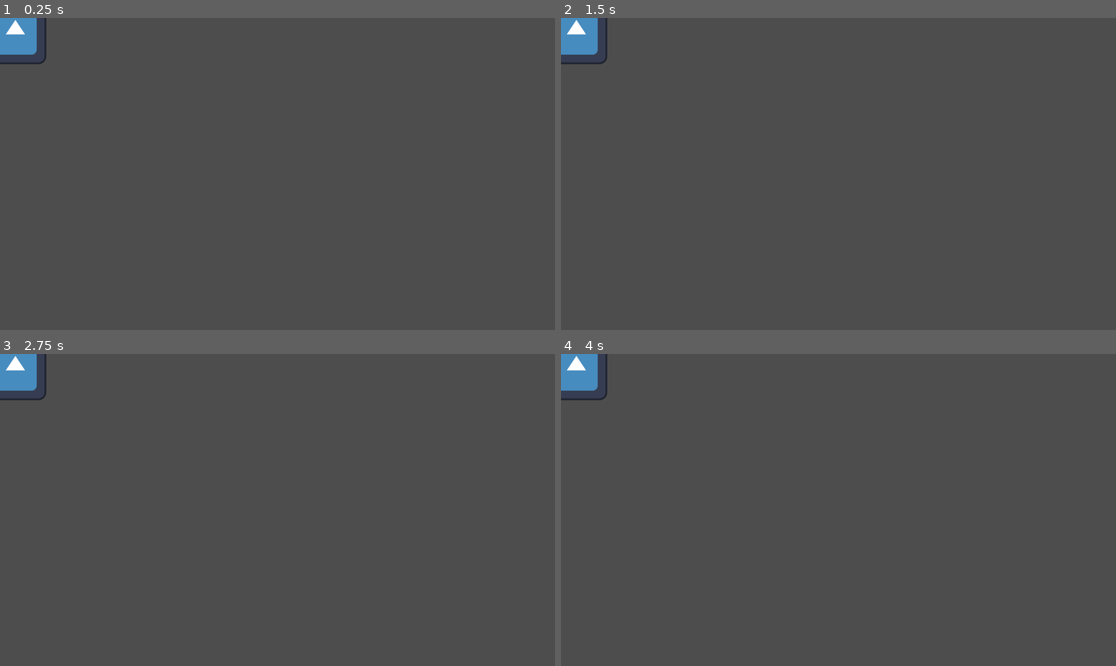
Above: before the commit, frames 1-4 (two rows, left to right).
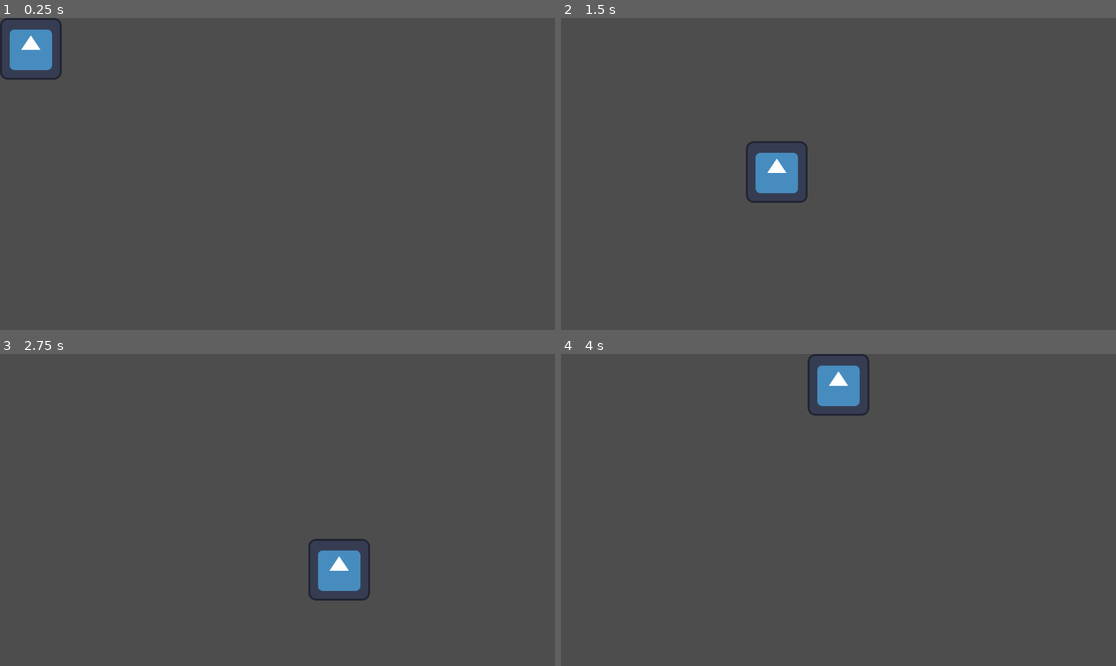
Above: after the commit, the same moments.

Repository: youknowedo/GWJ67
Game: Godot game, scene res://main.tscn
Same seed, same stepped clock (60 frames per second), same inputs: the game is played once before the commit and once after it. The engine's default icon, where the game draws it, is replaced by a stand-in: a white triangle on a blue panel in a dark square.
Inputs:
- Up to frame 1 (0.25 s): no input
- Up to frame 2 (1.5 s): tap Enter at 0.5 s; hold Right (ui_right) 0.53-1.28 s; tap Space at 1.25 s; hold Down (ui_down) from 1.28 s (still down)
- Up to frame 3 (2.75 s): tap Enter at 2 s; release Down (ui_down) at 2.03 s; hold Right (ui_right) from 2.03 s (still down)
- Up to frame 4 (4 s): tap Space at 2.75 s; release Right (ui_right) at 2.78 s; hold Up (ui_up) 2.78-3.53 s; tap Enter at 3.5 s; hold Left (ui_left) from 3.53 s (still down)

The runs differ from the first frame. In frame 1, 1.3% of the frame differs, in the area x 0-12%, y 0-20%; in frame 2, 2.2%; in frame 3, 2.2%, in the area x 0-67%, y 0-80%; in frame 4, 2.2%.

Commit message:
Finished movement

Diff:
--- a/Mainguy.gd
+++ b/Mainguy.gd
@@ -1,20 +1,18 @@
-extends CharacterBody2D
+extends Area2D
 
-var tile_size = 64
-var inputs = {"right": Vector2.RIGHT,
-			"left": Vector2.LEFT,
-			"up": Vector2.UP,
-			"down": Vector2.DOWN}
+var tile_size = 128
 
 func _ready():
+	set_process_input(true)
 	position = position.snapped(Vector2.ONE * tile_size)
-	position += Vector2.ONE * tile_size/2
+	position += Vector2.ONE * tile_size / 2
 
-func _unhandled_input(event):
-	print("vadsom")
-	for dir in inputs.keys():
-		if event.is_action_pressed(dir):
-			move(dir)
-
-func move(dir):
-	position += inputs[dir] * tile_size
+func _input(_event):
+	if Input.is_action_pressed("ui_up"):
+		position.y -= tile_size
+	if Input.is_action_pressed("ui_down"):
+		position.y += tile_size
+	if Input.is_action_pressed("ui_left"):
+		position.x -= tile_size
+	if Input.is_action_pressed("ui_right"):
+		position.x += tile_size
--- a/Mainguy.tscn
+++ b/Mainguy.tscn
@@ -1,11 +1,11 @@
-[gd_scene load_steps=3 format=3 uid="uid://q3qd3muhayn"]
+[gd_scene load_steps=3 format=3 uid="uid://b1ftsevu7khup"]
 
 [ext_resource type="Texture2D" uid="uid://bvw8y1frnblwm" path="res://icon.svg" id="1_qkjrr"]
 
 [sub_resource type="RectangleShape2D" id="RectangleShape2D_wdbfb"]
 size = Vector2(126, 126)
 
-[node name="CharacterBody2D" type="CharacterBody2D"]
+[node name="CharacterBody2D" type="Area2D"]
 
 [node name="huvudgubbe" type="Sprite2D" parent="."]
 texture = ExtResource("1_qkjrr")
Not shown: 1 places in main.tscn that only renumber resources
